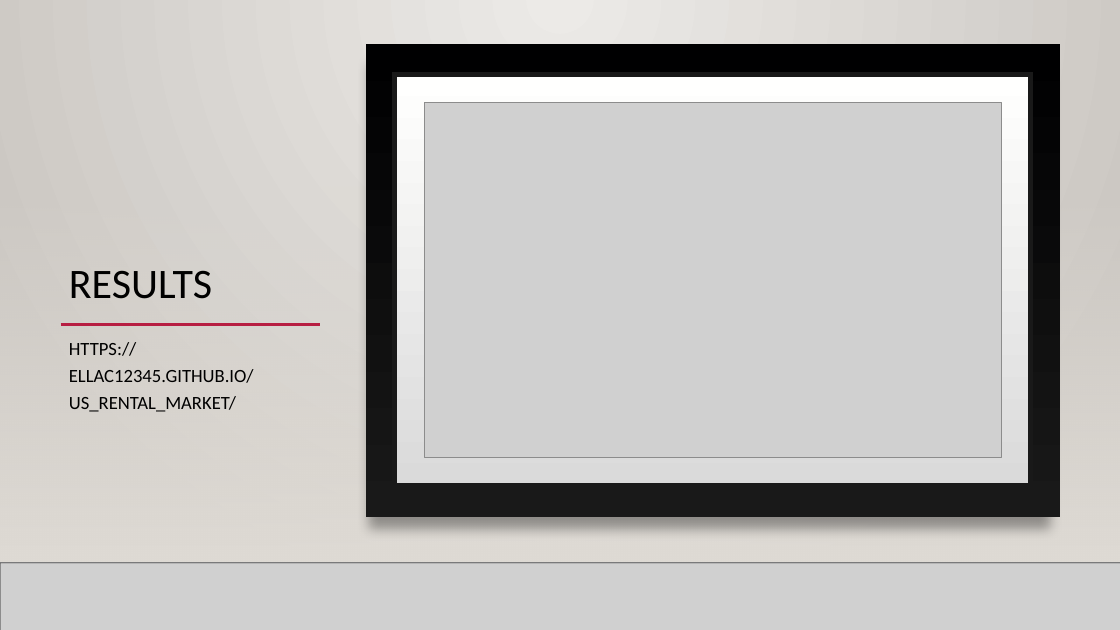
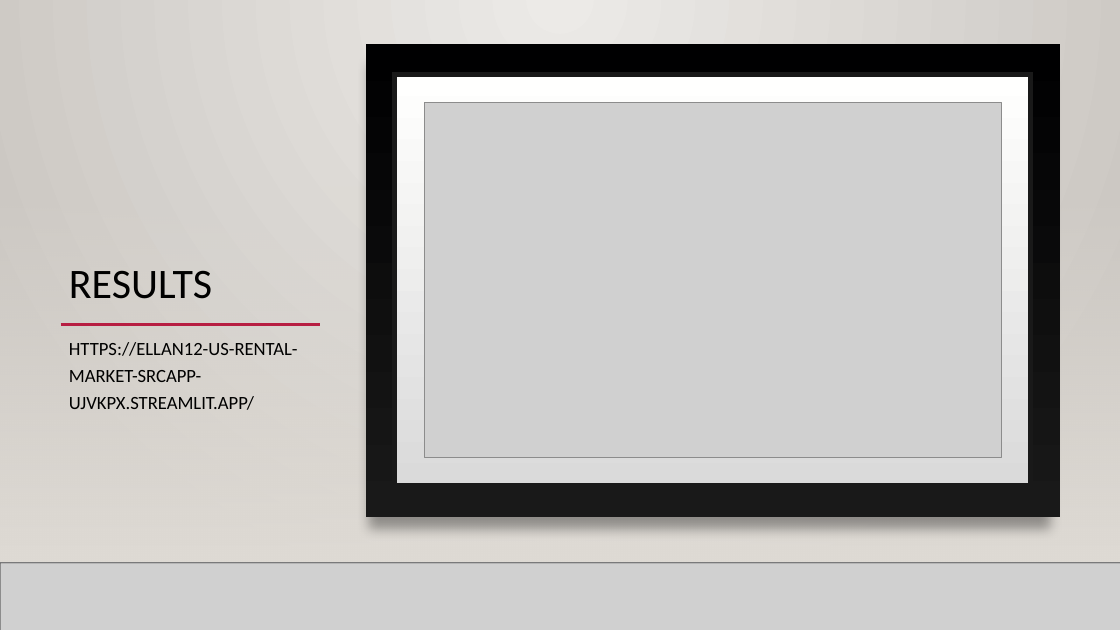
Before and after one commit to EllaN12/US_Rental_Market, a slide deck: slide 10 of Analysis of Us Rental Market.pptx. Drawn at 1120x630 pixels with LibreOffice and Linux fonts; fonts in the diff are those of the drawing; grey boxes stand for pictures; background and template pictures are left out. Boxes give left, top, right and bottom in pixels: in the first picture for what was removed or moved away, otherwise in the second. Text is boxed around its words. In the diff, an @@ line names an element or a change of style, - is before the commit and + after.

```diff
--- a/Analysis of Us Rental Market.pptx
+++ b/Analysis of Us Rental Market.pptx
@@ text at bbox=[69, 342, 298, 410]: text changed @@
-HTTPS://ELLAC12345.GITHUB.IO/US_RENTAL_MARKET/
+HTTPS://ELLAN12-US-RENTAL-MARKET-SRCAPP-UJVKPX.STREAMLIT.APP/
```
Also in this commit, not shown: 2 other slides changed.
